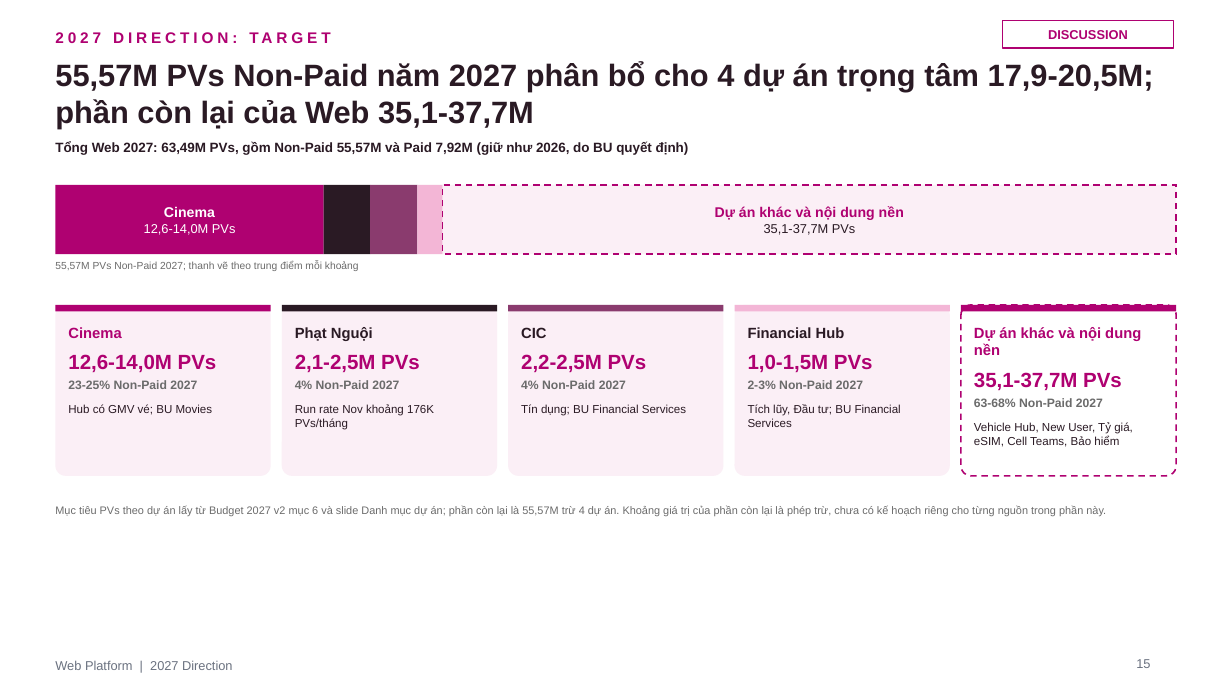
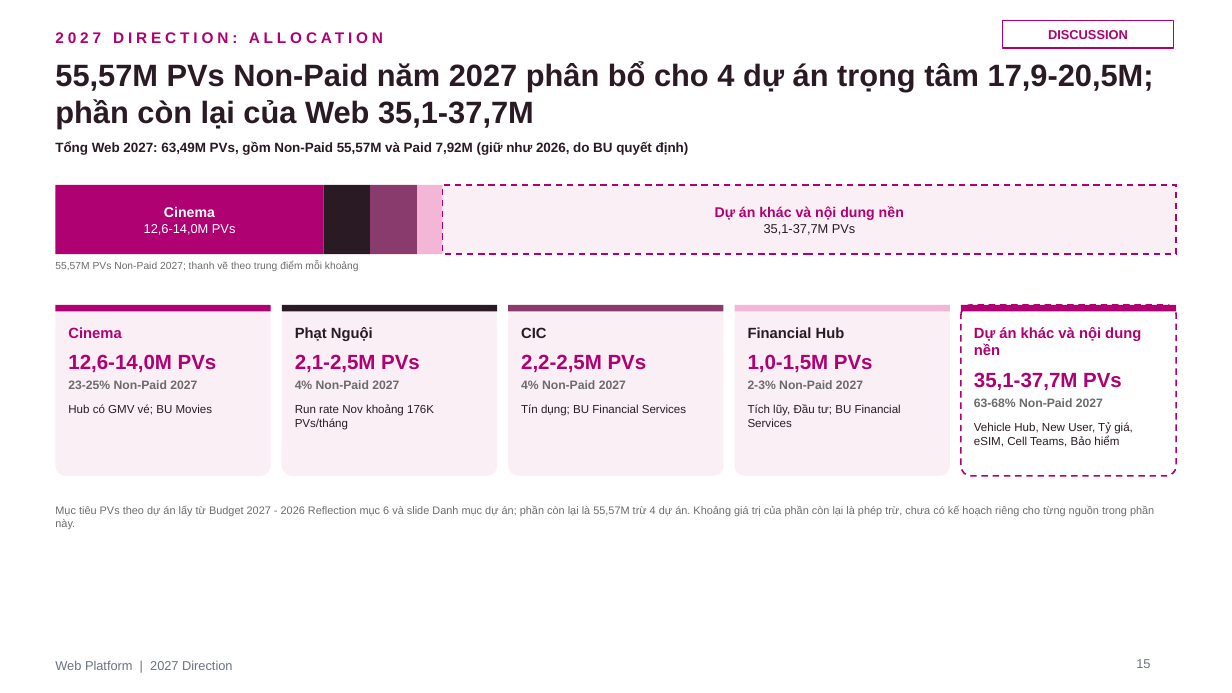
Before and after one commit to stormhoang/hienho-knowledgebase, a slide deck: slide 15 of 07_REPORTS/docs/strategy/2027 Direction - Web Platform (Framework).pptx. Drawn at 1232x693 pixels with LibreOffice and Linux fonts; fonts in the diff are those of the drawing. Boxes give left, top, right and bottom in pixels: in the first picture for what was removed or moved away, otherwise in the second. Text is boxed around its words. In the diff, an @@ line names an element or a change of style, - is before the commit and + after.

```diff
--- a/07_REPORTS/docs/strategy/2027 Direction - Web Platform (Framework).pptx
+++ b/07_REPORTS/docs/strategy/2027 Direction - Web Platform (Framework).pptx
@@ text at (x1=55, y1=23, x2=887, y2=51): text changed @@
-2027 DIRECTION: TARGET
+2027 DIRECTION: ALLOCATION
@@ text at (x1=55, y1=506, x2=1154, y2=529): text changed @@
-Mục tiêu PVs theo dự án lấy từ Budget 2027 v2 mục 6 và slide Danh mục dự án; phần còn lại là 55,57M trừ 4 dự án. Khoảng giá trị của phần còn lại là phép trừ, chưa có kế hoạch riêng cho từng nguồn trong phần này.
+Mục tiêu PVs theo dự án lấy từ Budget 2027 - 2026 Reflection mục 6 và slide Danh mục dự án; phần còn lại là 55,57M trừ 4 dự án. Khoảng giá trị của phần còn lại là phép trừ, chưa có kế hoạch riêng cho từng nguồn trong phần này.
```
Also in this commit, not shown: 17 other slides changed.
